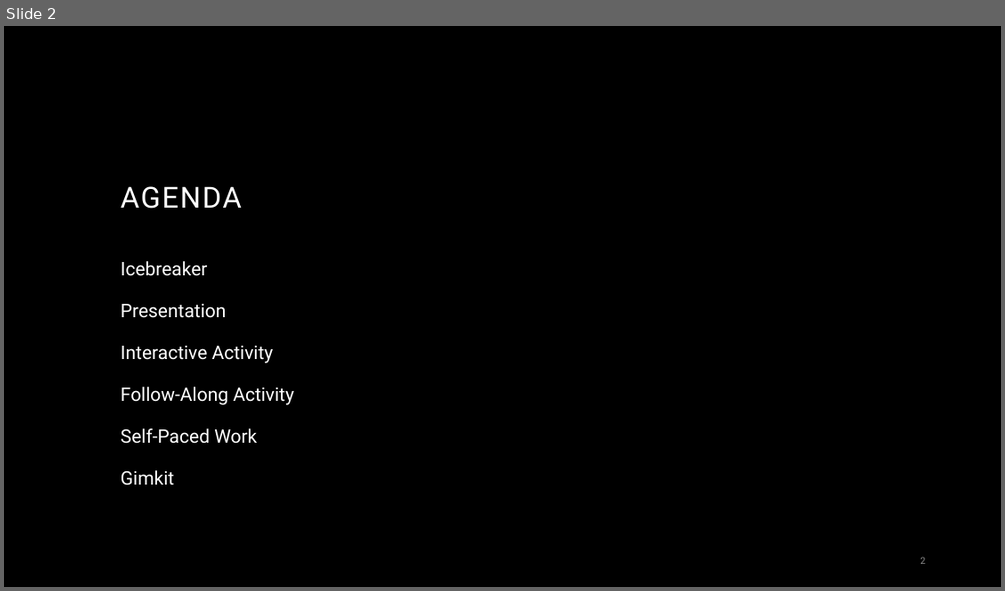
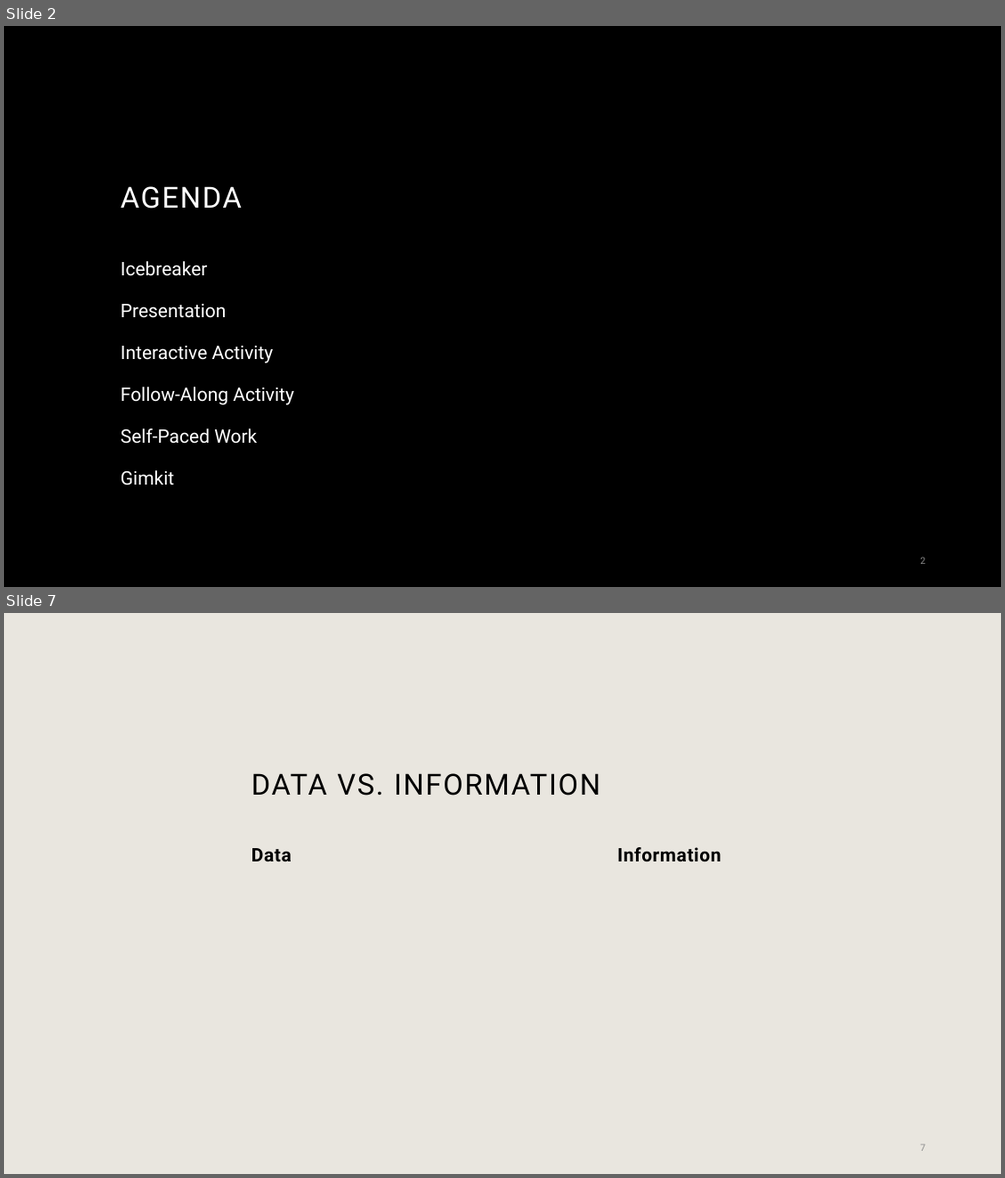
Before and after one commit to hytechcamps/databases, a slide deck: Databases.pptx. Shown one above the other, each under a label of ours: slide 2 before the commit, slides 2 and 7 after it; the slides between them are not shown. The pictures are 1005x591 and 1005x1178 pixels, drawn with LibreOffice and Linux fonts; fonts in the diff are those of the drawing; background and template pictures are left out. Boxes give left, top, right and bottom in pixels: in the first picture for what was removed or moved away, otherwise in the second. Text is boxed around its words. In the diff, an @@ line names an element or a change of style, - is before the commit and + after.

```diff
--- a/Databases.pptx
+++ b/Databases.pptx
@@ slide 7 added at box(4, 613, 1001, 1174), background #E9E6DF @@
@@ title added at box(251, 773, 600, 795), 28 pt, text #000000 @@
+DATA VS. INFORMATION
@@ text added at box(251, 848, 291, 862), 18 pt, text #000000, bold @@
+Data
@@ text added at box(617, 847, 720, 862), 18 pt, text #000000, bold @@
+Information
@@ page number added at box(920, 1143, 925, 1151), 9 pt, text #8C8C8C @@
+7
```
Also in this commit, not shown: 2 slides changed, 9 other slides added, 9 slides removed, 33 other files.
